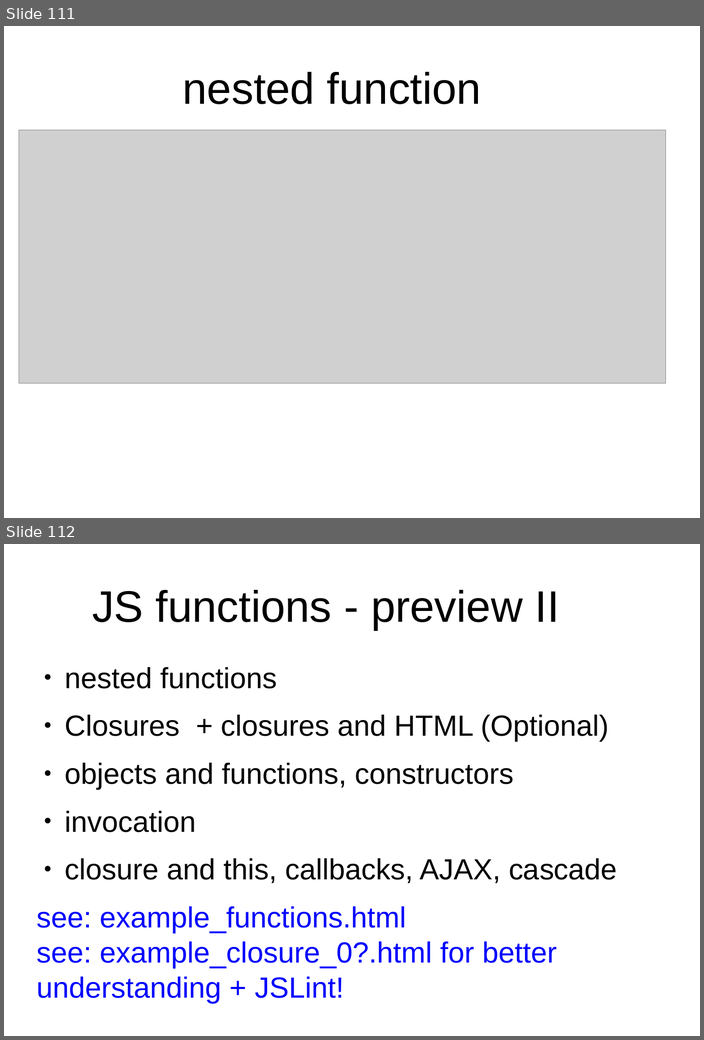
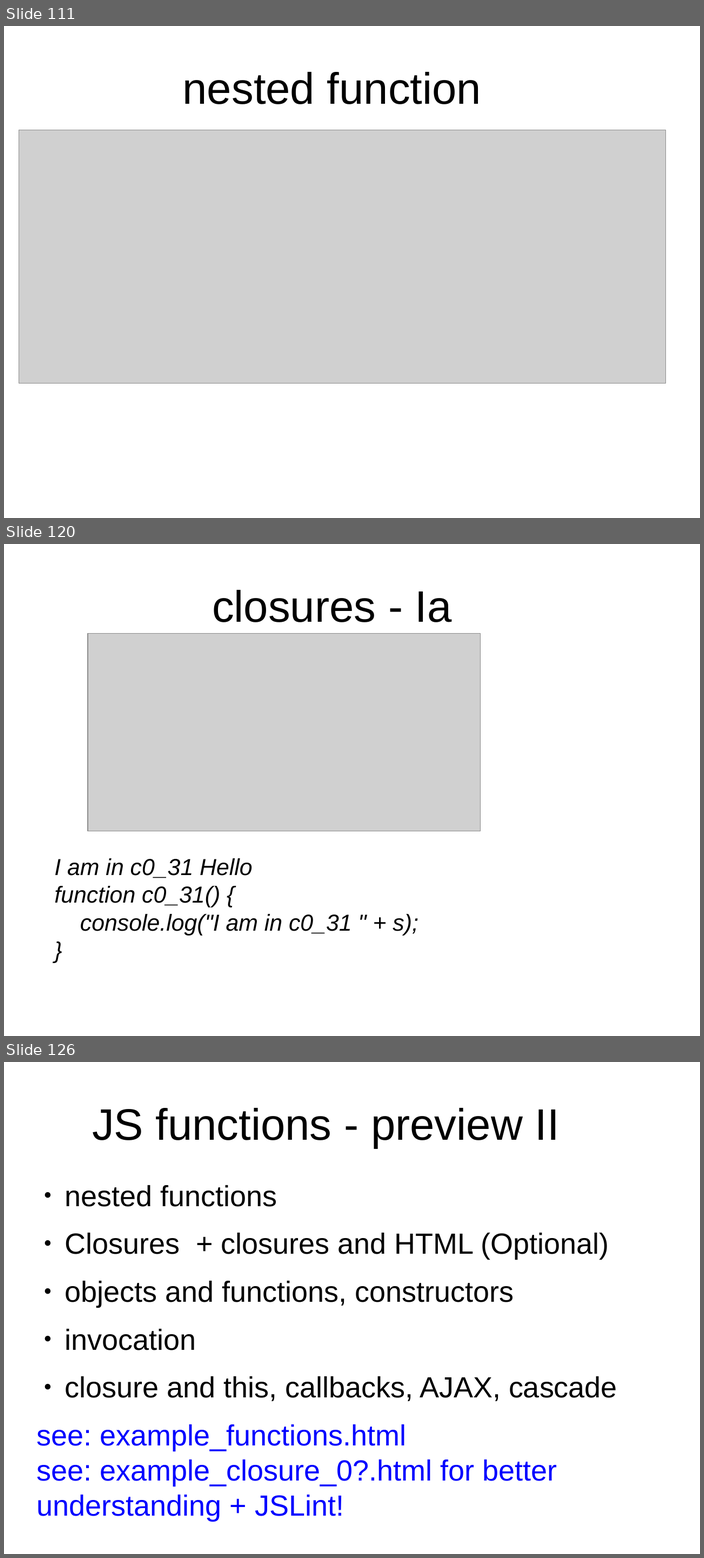
Before and after one commit to peterborkuti/other, a slide deck: JavaScriptBasics/jsbasics-slide.odp. Shown one above the other, each under a label of ours: slides 111 and 112 before the commit, slides 111, 120 and 126 after it; the slides between them are not shown. The pictures are 704x1040 and 704x1558 pixels, drawn with LibreOffice and Linux fonts; fonts in the diff are those of the drawing; grey boxes stand for pictures; background and template pictures are left out. Boxes give left, top, right and bottom in pixels: in the first picture for what was removed or moved away, otherwise in the second. Text is boxed around its words. In the diff, an @@ line names an element or a change of style, - is before the commit and + after.

```diff
--- a/JavaScriptBasics/jsbasics-slide.odp
+++ b/JavaScriptBasics/jsbasics-slide.odp
@@ slide 120 added at bbox=[4, 544, 700, 1036], background #FFFFFF @@
@@ title added at bbox=[212, 590, 452, 622], 53.3 pt, text #000000 @@
+closures - Ia
@@ picture added at bbox=[88, 633, 480, 831] @@
@@ text added at bbox=[54, 858, 418, 935], 28 pt, text #000000, italic @@
+I am in c0_31 Hello
+function c0_31() {
+console.log("I am in c0_31 " + s);
+}
@@ what was slide 112 is now slide 126 @@
```
Also in this commit, not shown: 13 other slides added, 2 other files.
